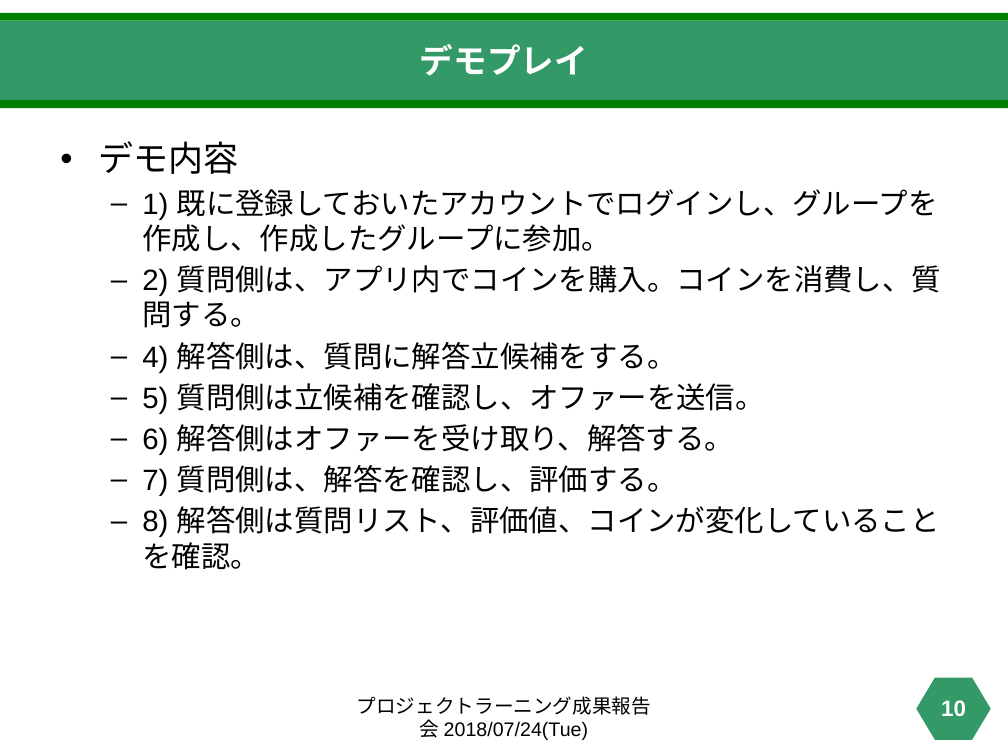
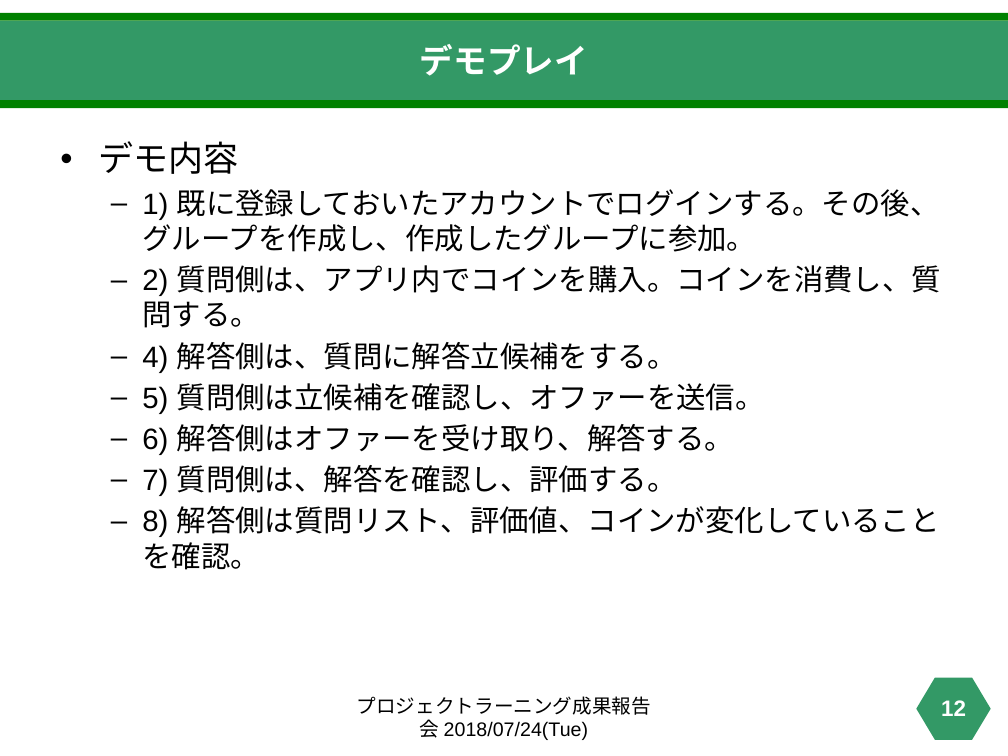
Before and after one commit to haruki0401/projectlearning02, a slide deck: slide 12 of pl-2(完成版).pptx (slide 10 before the commit). Drawn at 1008x756 pixels with LibreOffice and Linux fonts; fonts in the diff are those of the drawing. Boxes give left, top, right and bottom in pixels: in the first picture for what was removed or moved away, otherwise in the second. Text is boxed around its words. In the diff, an @@ line names an element or a change of style, - is before the commit and + after.

```diff
--- a/pl-2(完成版).pptx
+++ b/pl-2(完成版).pptx
@@ text at (x1=142, y1=189, x2=940, y2=252): text changed @@
-  – 1) 既に登録しておいたアカウントでログインし、グループを作成し、作成したグループに参加。
+  – 1) 既に登録しておいたアカウントでログインする。その後、グループを作成し、作成したグループに参加。
@@ page number at (x1=941, y1=700, x2=966, y2=716): text changed @@
-10
+12
```
Also in this commit, not shown: 3 other slides changed, 2 slides added.
